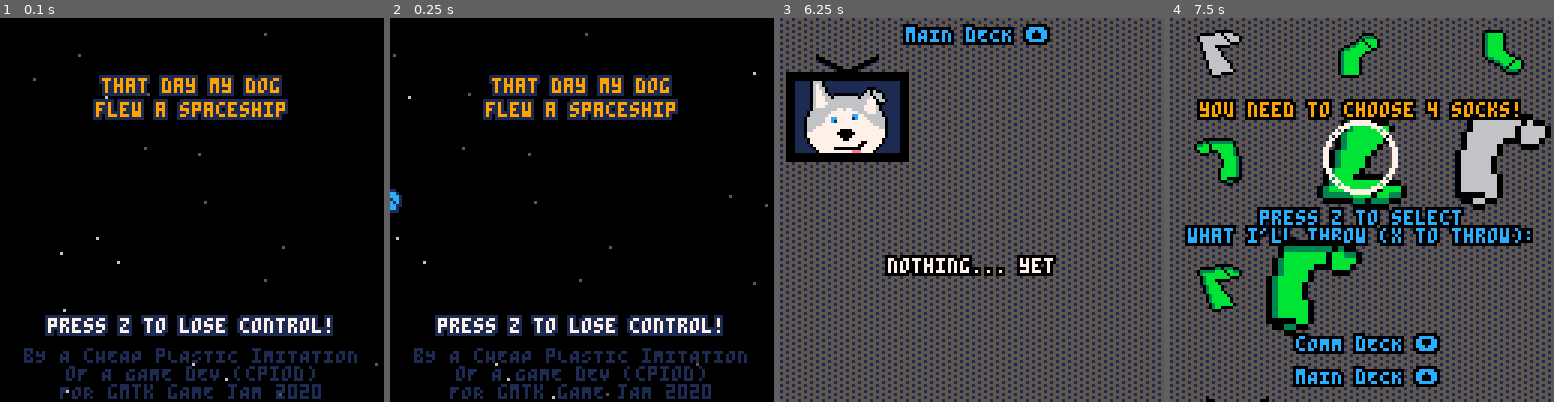
Above: before the commit, frames 1-4 (left to right).
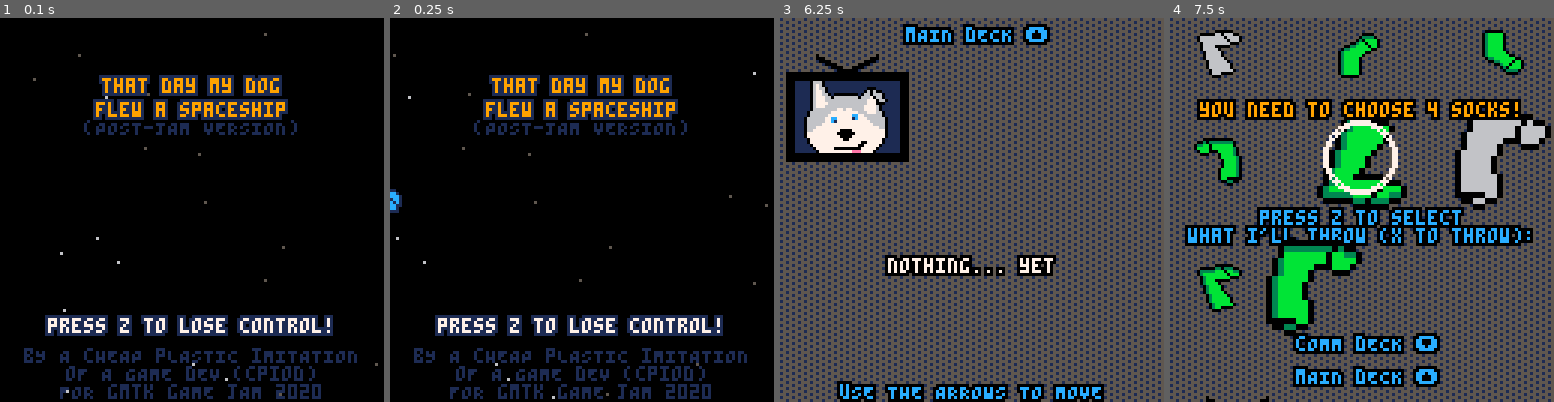
Above: after the commit, the same moments.

Repository: cpiod/that-day-my-dog-flew-a-spaceship
Game: PICO-8 cartridge gmtk.p8
Same seed, same stepped clock (60 frames per second), same inputs: the game is played once before the commit and once after it.
Inputs:
- Up to frame 1 (0.1 s): no input
- Up to frame 2 (0.25 s): no input
- Up to frame 3 (6.25 s): tap X (X key) at 0.33, 1.07, 1.85, 2.97, 4.08, 5.2 s; tap O (Z key) at 0.7, 1.7, 2.1, 2.5, 2.9, 3.3, 3.7, 4.1, 4.5, 4.9, 5.3, 5.7, 6.1 s; hold Right 1.6-2.1 s; hold Up 2.15-2.42 s; hold Right 2.47-3.03 s; hold Left 3.08-3.58 s; hold Down 3.63-3.97 s; hold Right 4.02-4.68 s; hold Up 4.73-5.03 s; hold Left 5.08-5.68 s; hold Down 5.73-6.03 s; hold Right from 6.08 s (still down)
- Up to frame 4 (7.5 s): tap X (X key) at 6.32, 7.43 s; tap O (Z key) at 6.5, 6.9, 7.3 s; release Right at 6.58 s; hold Right 6.63-7.13 s; hold Up 7.18-7.45 s

The runs differ from the first frame. In frame 1, 0.7% of the frame differs, in the area x 21-78%, y 26-31%; in frame 2, 0.7%; in frame 3, 2.8%, in the area x 14-85%, y 94-100%; in frame 4, nothing differs.

Commit message:
Post-jam tweaks + cart

Diff:
--- a/gmtk.p8
+++ b/gmtk.p8
@@ -20,6 +20,7 @@
 
 function hard_mode()
  hard=true
+ thard=time()
 end
 menuitem(1,"disable tutorial",disable_tuto)
 menuitem(2,"enable hard mode",hard_mode)
@@ -679,6 +680,8 @@
    local dx=5*sin(time()/2)
    prt("that day my dog",nil,20,9,1)
    prt("flew a spaceship",nil,28,9,1)
+   local s="(POST-JAM VERSION)"
+   ?s,64-2*#s,34,1
    if(time()%1<.8) prt("press z to lose control!",nil,100,7,1)
    local s="bY A cHEAP pLASTIC iMITATION"
    ?s,64-2*#s,110,1
@@ -887,6 +890,8 @@
 
   if(lvl==1) prt("nothing... yet",nil,256+80,7,0)
 
+  prt("uSE THE ARROWS TO MOVE",nil,256+122,12,0)
+
   for k=1,2 do
    for i=1,card[k] do
     local expl=mem[k][i]
@@ -905,8 +910,8 @@
   end
 
   if mem[4]!=nil then
-   prt("freq FORMULA:",nil,360,12,0,15)
-   prt(display_equ(mem[4]),nil,367,12,0,15)
+   prt("freq FORMULA:",nil,360,2,0,15)
+   prt(display_equ(mem[4]),nil,367,2,0,15)
   end
 
   if cinem==1 then
@@ -925,12 +930,16 @@
    prt("if i throw socks at him,",nil,128+96,9,0)
    prt("maybe i can train him?",nil,128+104,9,0)
   elseif cinem==5 then
-   prt("hooray, he got it right! and",nil,256+80,9,0)
+   if hp==60 then
+	   prt("hooray, he got it right! and",nil,256+80,9,0)
+	  else
+	   prt("he choosed the wrong one... but",nil,256+80,9,0)
+	  end
    prt("he can tell me his reasoning!",nil,256+88,9,0)
    prt("let's keep training him.",nil,256+96,9,0)
   elseif cinem==6 then
    prt("dev advice:",nil,256+80,7,0)
-   prt("there are no \"good\" answers.",nil,256+88,7,0)
+   prt("there are no \"right\" answers.",nil,256+88,7,0)
    prt("the dog should be clever enough",nil,256+96,7,0)
    prt("to understand you. good luck!",nil,256+104,7,0)
   elseif cinem==20 then
@@ -1004,13 +1013,13 @@
 	  prt(get_msgf(e,i),nil,y+15,6,0)
 
 	  if k[1]==nil then
-	   prt("i have no idea what i'm doing!",nil,y+22,9,0)
+	   prt("i don't know what to do...",nil,y+22,9,0)
 	   prt("i'll try something new: "..msgo[i][k[5]],nil,y+29,9,0)
 	  elseif k[6]==0 then
 	   prt("i know it!",nil,y+22,9,0)
 	   prt("i choose "..msgo[i][k[5]],nil,y+29,9,0)
 	  else
- 	  prt("the closest i know is",nil,y+22,9,0)
+ 	  prt("you taught me",nil,y+22,9,0)
 	   prt(get_msgf(k,i),nil,y+29,6,0)
 	   prt("and it meant "..msgo[i][k[5]],nil,y+36,9,0)
    end
@@ -1025,14 +1034,14 @@
    local i=screen-20
    local y=85
    if i==3 then
-	   prt("shoot the pirates' bomb",nil,y,7,0)
+	   prt("protect from the pirates' bomb",nil,y,7,0)
 	  else
 	   prt("contact the emergency frequency",nil,y,7,0)
    end
 	  local e,l=unpack(inter[i])
 	  local s,val=unpack(l)
 	  if s==nil then
-	  	prt("i have no idea what i'm doing!",nil,y+8,9,0)
+	  	prt("i don't know what to do...",nil,y+8,9,0)
 	   prt("let's choose the mean value:",nil,y+15,9,0)
 	   prt(tostr(val),nil,y+22,9,0)
 	  else
@@ -1078,16 +1087,16 @@
 	  y+=20
 	  if f[3] then
 	   if abs(inter[3][2][2]-o[3])<=1 then
-	    prt("the bomb is neutralized",nil,y,6,0)
+	    prt("the shield neutralized the bomb",nil,y,6,0)
 	   elseif abs(inter[3][2][2]-o[3])<=3 then
 	   	d=hard and 3 or 1
-	    prt("the bomb exploded far away",nil,y,9,0)
+	    prt("the shield were a bit off",nil,y,9,0)
 	    prt("hull damage: "..d,nil,y+8,9,0)
 	    damage+=d
 	   else
 	    local d=flr(abs(inter[3][2][2]-o[3])/2)+2
 	    if(hard) d+=5
-	    prt("the bomb exploded near us!",nil,y,8,0)
+	    prt("the bomb pierced the shield!",nil,y,8,0)
 	    prt("hull damage: "..d,nil,y+8,8,0)
 	    damage+=d
 	   end
@@ -1132,6 +1141,12 @@
 	 end
  else
   assert(false)
+ end
+
+ if thard!=nil and time()-thard<4 then
+  camera_x = peek2(0x5f28)
+  camera_y = peek2(0x5f2a)
+  if(time()%.5<.4) prt("hard mode enabled",nil,camera_y+60,8,0,camera_x)
  end
 end
 
Not shown, added: gmtk.p8.png
